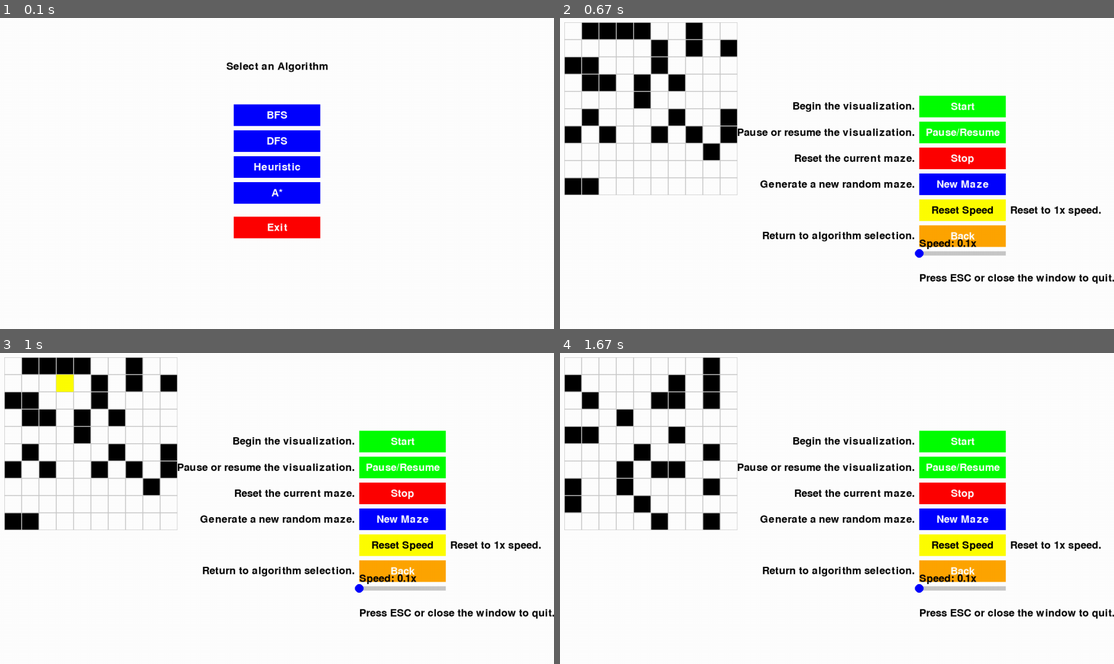
Above: before the commit, frames 1-4 (two rows, left to right).
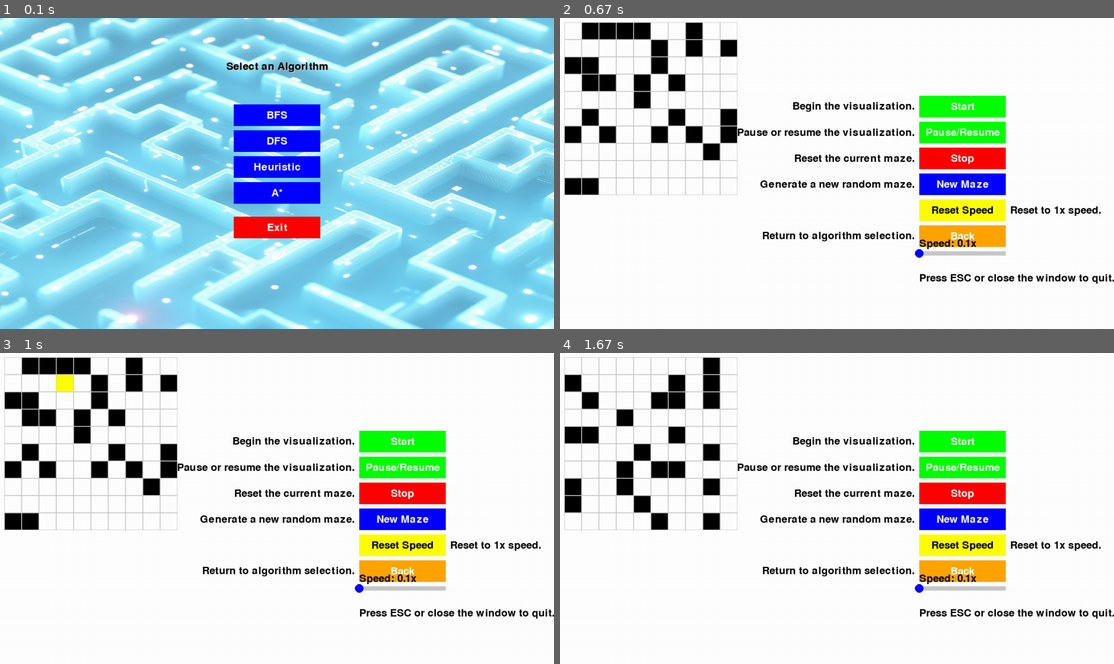
Above: after the commit, the same moments.

Repository: xvang3/Maze_AI_Algo
Game: pygame game, started from Pygame_Maze_Visualizer/main.py
The game is run twice, just before and just after one commit, with the same random seed, the same clock (stepped at 60 frames per second) and the same inputs.
Inputs (mouse positions are in pixels of both pictures, inside the frame that each line leads up to):
- Up to frame 1 (0.1 s): no input
- Up to frame 2 (0.67 s): click (814, 185) at 0.38 s
- Up to frame 3 (1 s): click "Start" at 0.72 s
- Up to frame 4 (1.67 s): click "New Maze" at 1.05 s

The runs differ from the first frame. In frame 1, 90% of the frame differs, in the area x 0-100%, y 0-100%; in frame 2, nothing differs; in frame 3, nothing differs; in frame 4, nothing differs.

Commit message:
added image

Diff:
--- a/Pygame_Maze_Visualizer/main.py
+++ b/Pygame_Maze_Visualizer/main.py
@@ -8,7 +8,13 @@
 from settings import SCREEN_WIDTH, SCREEN_HEIGHT, CELL_SIZE, INITIAL_DELAY
 
 def select_algorithm(screen, font):
-    """Display a selection menu for algorithms and return the selected one."""
+    """Display a selection menu for algorithms with a background image and return the selected one."""
+
+    # Load and scale the background image
+    background_path = "images/maze1.png"
+    background_image = pygame.image.load(background_path)
+    background_image = pygame.transform.scale(background_image, (SCREEN_WIDTH, SCREEN_HEIGHT))
+
     algorithms = ["BFS", "DFS", "Heuristic", "A*"]
     buttons = []
     for i, algo in enumerate(algorithms):
@@ -20,8 +26,13 @@
 
     selected = None
     while selected is None:
-        screen.fill((255, 255, 255))
+        # Draw the background image
+        screen.blit(background_image, (0, 0))
+
+        # Draw the title
         title = font.render("Select an Algorithm", True, (0, 0, 0))
+        title_shadow = font.render("Select an Algorithm", True, (200, 200, 200))  # Add a shadow effect
+        screen.blit(title_shadow, (SCREEN_WIDTH // 2 - title.get_width() // 2 + 2, 102))
         screen.blit(title, (SCREEN_WIDTH // 2 - title.get_width() // 2, 100))
 
         # Draw algorithm buttons
@@ -56,6 +67,7 @@
         pygame.display.flip()
 
     return selected
+
 
 
 def main():
Binary file added: Pygame_Maze_Visualizer/images/maze1.png
